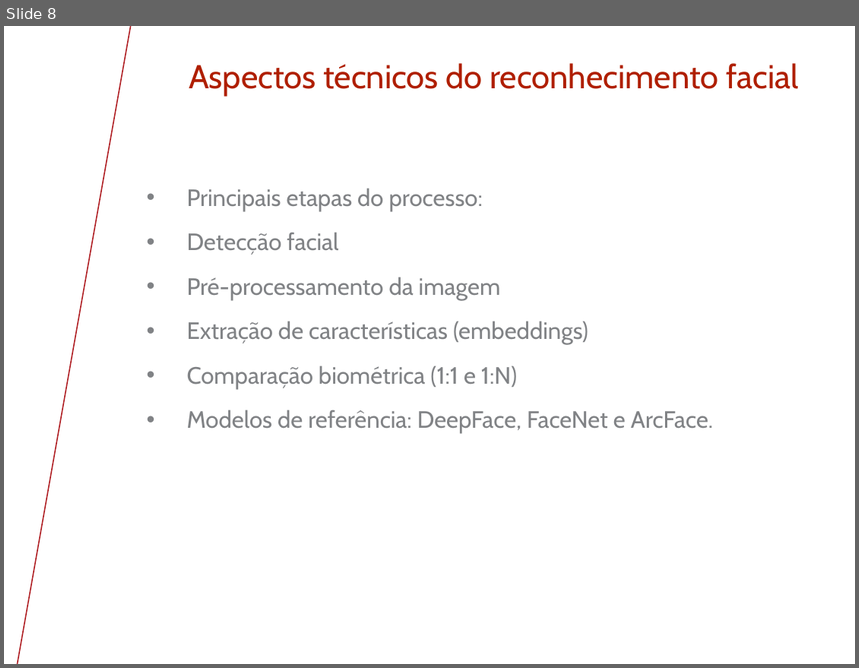
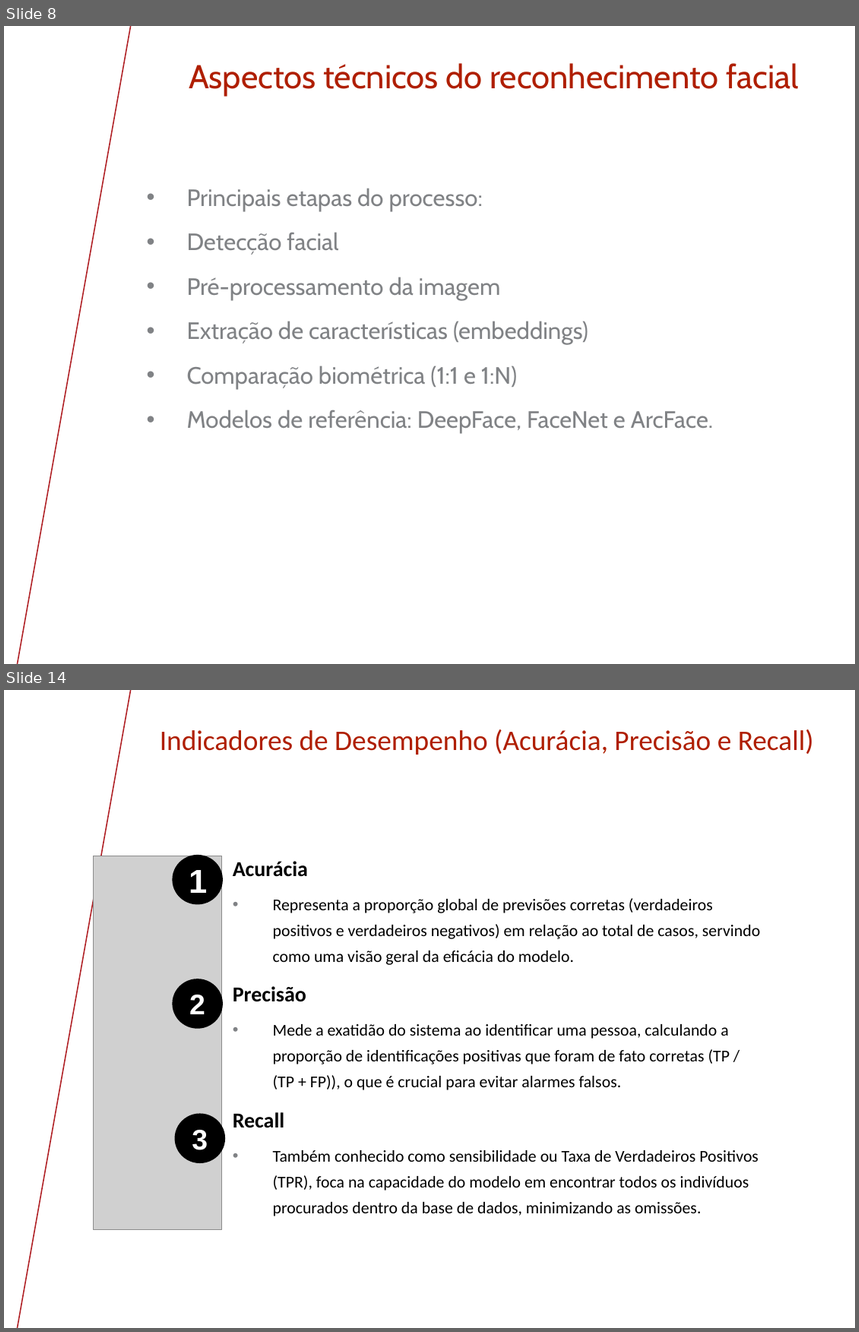
Before and after one commit to saxsoares/TCC-UNIVESP-2026, a slide deck: Apresentação TCC.pptx. Shown one above the other, each under a label of ours: slide 8 before the commit, slides 8 and 14 after it; the slides between them are not shown. The pictures are 859x668 and 859x1332 pixels, drawn with LibreOffice and Linux fonts; fonts in the diff are those of the drawing; grey boxes stand for pictures; background and template pictures are left out. Boxes give left, top, right and bottom in pixels: in the first picture for what was removed or moved away, otherwise in the second. Text is boxed around its words. In the diff, an @@ line names an element or a change of style, - is before the commit and + after.

```diff
--- a/Apresentação TCC.pptx
+++ b/Apresentação TCC.pptx
@@ slide 14 added at [4, 690, 855, 1328], background #FFFFFF; not listed: 1 template element that a slide beside it also shows @@
@@ title added at [160, 730, 814, 755], 24 pt, text #AF1E00 @@
+Indicadores de Desempenho (Acurácia, Precisão e Recall)
@@ picture added at [94, 856, 222, 1230] @@
@@ ellipse added at [173, 856, 222, 904], fill #000000, outline #000000 2 pt, 28 pt, text #FFFFFF, bold @@
+1
@@ text added at [233, 861, 760, 1217], 14 pt, text #000000 @@
+Acurácia
+• Representa a proporção global de previsões corretas (verdadeiros positivos e verdadeiros negativos) em relação ao total de casos, servindo como uma visão geral da eficácia do modelo.
+Precisão
+• Mede a exatidão do sistema ao identificar uma pessoa, calculando a proporção de identificações positivas que foram de fato corretas (TP / (TP + FP)), o que é crucial para evitar alarmes falsos.
+Recall
+• Também conhecido como sensibilidade ou Taxa de Verdadeiros Positivos (TPR), foca na capacidade do modelo em encontrar todos os indivíduos procurados dentro da base de dados, minimizando as omissões.
@@ ellipse added at [173, 980, 222, 1028], fill #000000, outline #000000 2 pt, 24 pt, text #FFFFFF, bold @@
+2
@@ ellipse added at [176, 1115, 224, 1163], fill #000000, outline #000000 2 pt, 24 pt, text #FFFFFF, bold @@
+3
```
Also in this commit, not shown: 18 slides changed, 3 other slides added, 3 slides removed, 2 other files.
